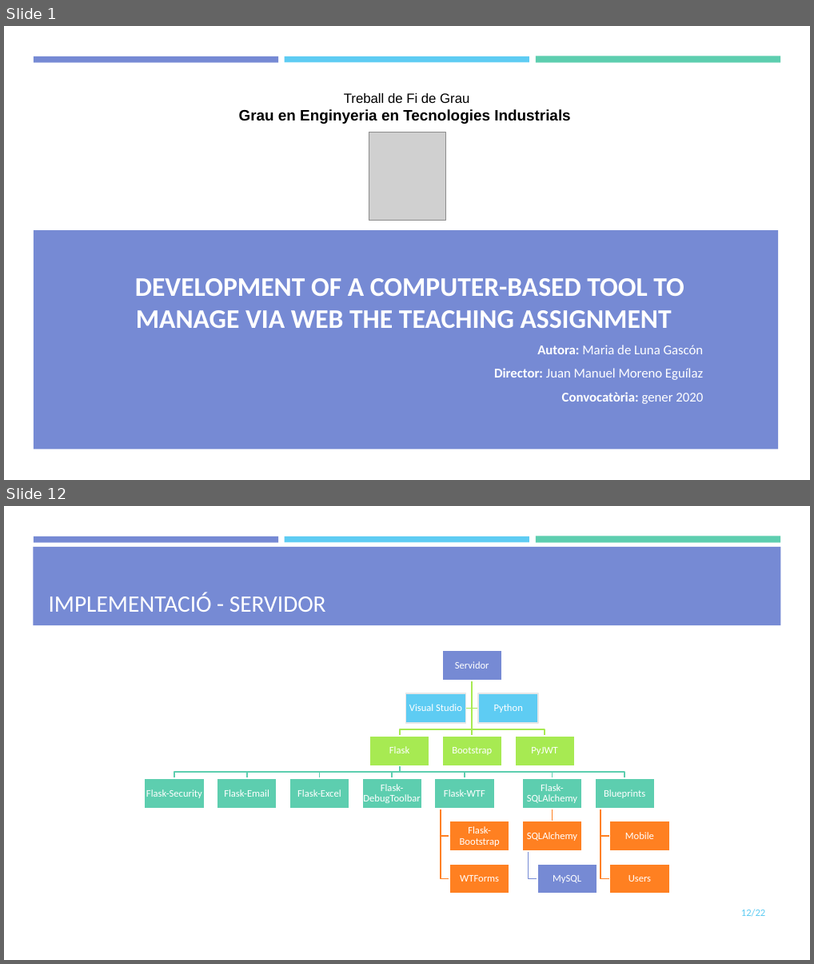
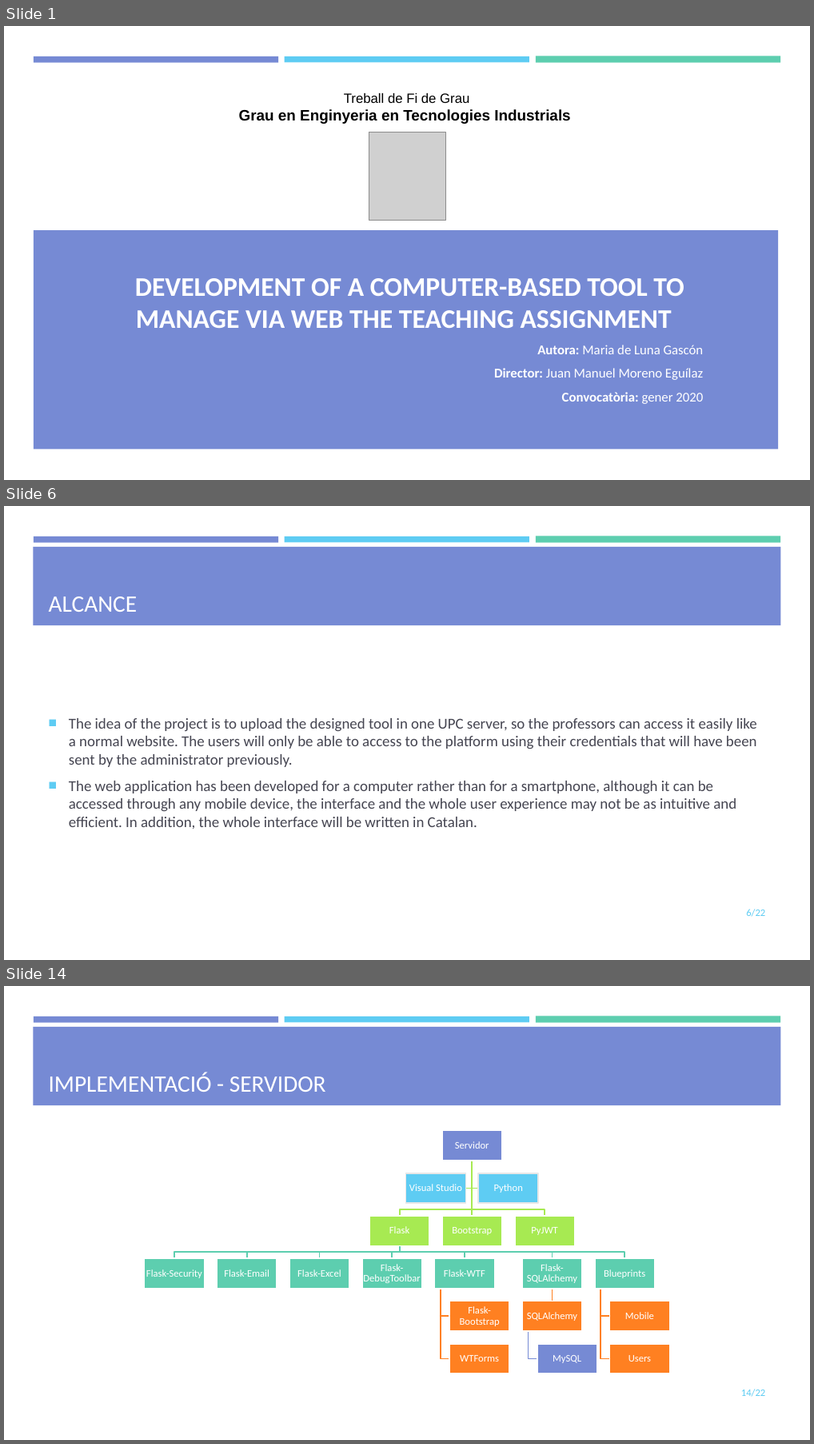
Before and after one commit to mdlunag/tfg, a slide deck: tfg_presentacio.pptx. Shown one above the other, each under a label of ours: slides 1 and 12 before the commit, slides 1, 6 and 14 after it; the slides between them are not shown. The pictures are 814x964 and 814x1444 pixels, drawn with LibreOffice and Linux fonts; fonts in the diff are those of the drawing; grey boxes stand for pictures. Boxes give left, top, right and bottom in pixels: in the first picture for what was removed or moved away, otherwise in the second. Text is boxed around its words. In the diff, an @@ line names an element or a change of style, - is before the commit and + after.

```diff
--- a/tfg_presentacio.pptx
+++ b/tfg_presentacio.pptx
@@ slide 6 added at bbox=[4, 506, 810, 960], background #FFFFFF; not listed: 4 template elements that a slide beside it also shows @@
@@ title added at bbox=[49, 596, 138, 612], 28 pt, text #FFFFFF @@
+ALCANCE
@@ text added at bbox=[69, 718, 758, 828], 18 pt, text #454551 @@
+■ The idea of the project is to upload the designed tool in one UPC server, so the professors can access it easily like a normal website. The users will only be able to access to the platform using their credentials that will have been sent by the administrator previously.
+■ The web application has been developed for a computer rather than for a smartphone, although it can be accessed through any mobile device, the interface and the whole user experience may not be as intuitive and efficient. In addition, the whole interface will be written in Catalan.
@@ page number added at bbox=[746, 908, 766, 916], 12 pt, text #5ECCF3 @@
+6/22
@@ what was slide 12 is now slide 14 @@
@@ page number at bbox=[742, 1388, 766, 1396]: text changed @@
-12/22
+14/22
```
Also in this commit, not shown: 4 slides changed, 8 other slides added, 7 slides removed, 2 other files.
